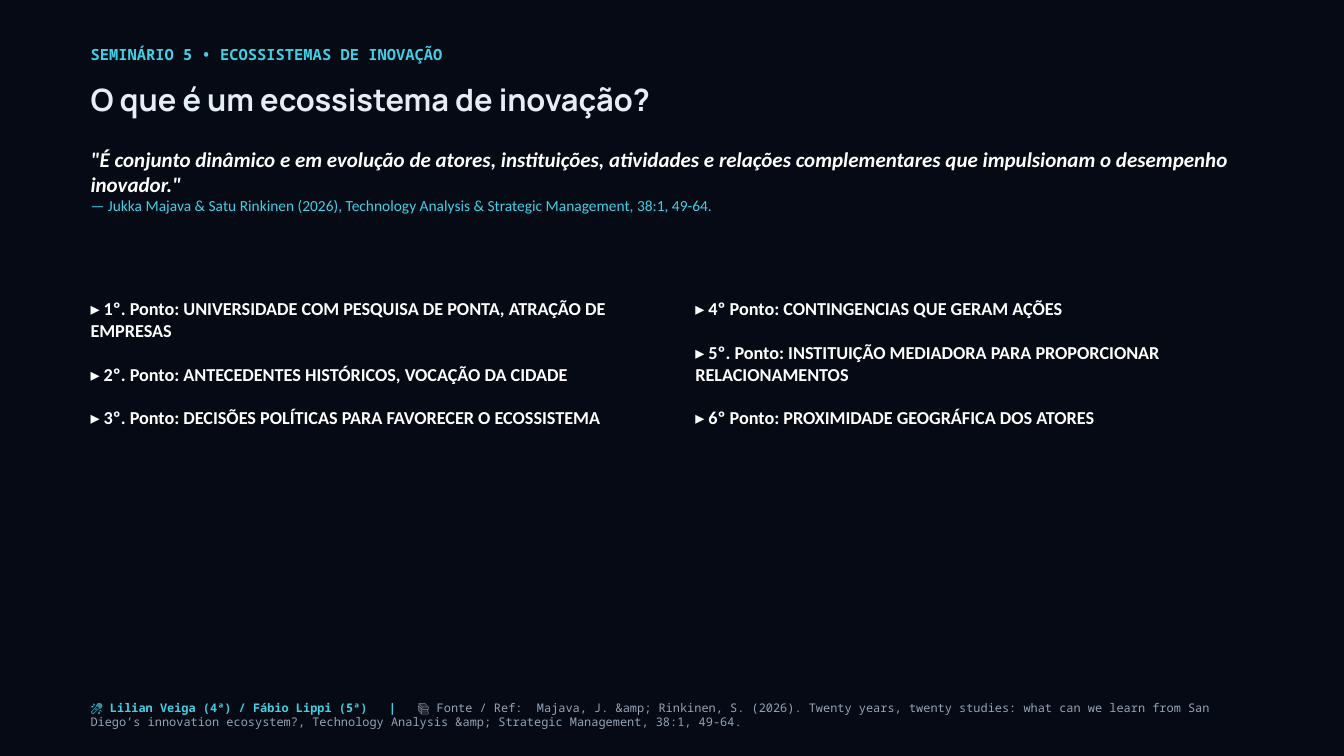
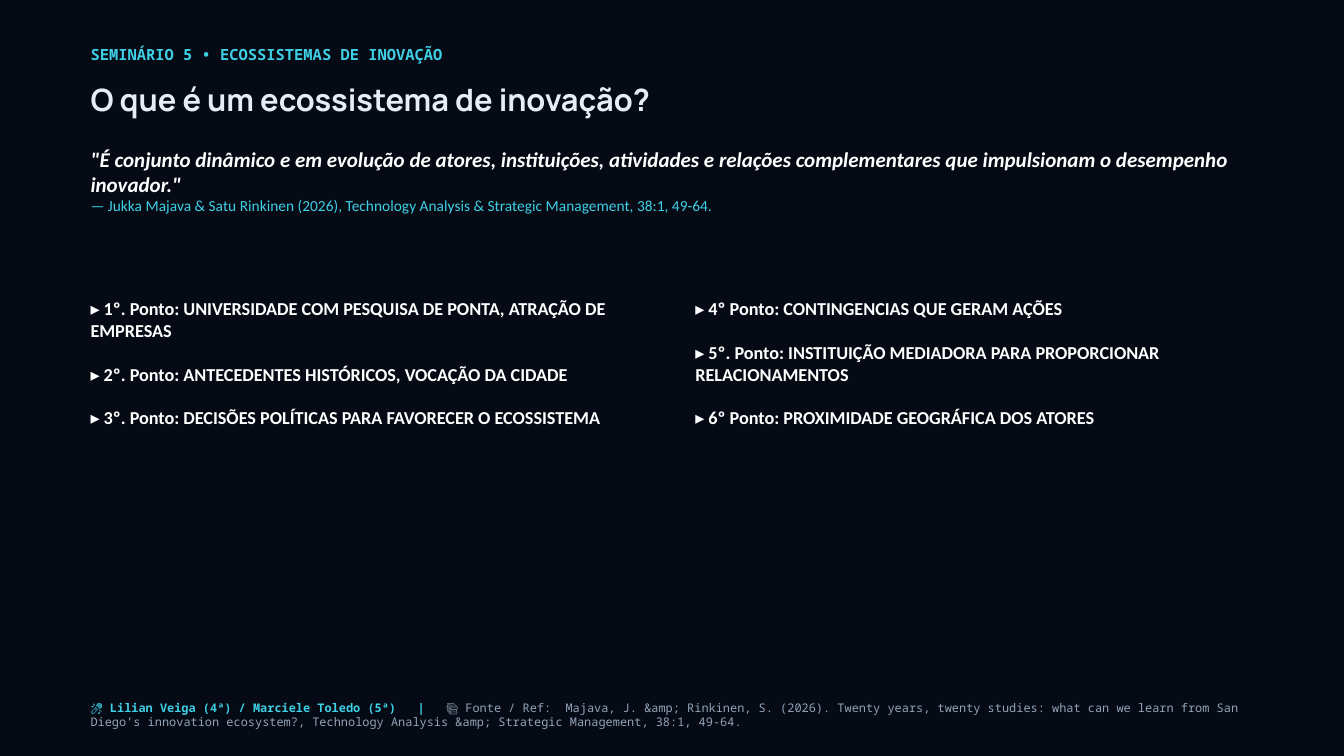
Before and after one commit to josuejofre/seminario-ecossistema-inovacao-pit, a slide deck: slide 25 of Seminario_5_Ecossistemas_Inovacao_Master.pptx. Drawn at 1344x756 pixels with LibreOffice and Linux fonts; fonts in the diff are those of the drawing. Boxes give left, top, right and bottom in pixels: in the first picture for what was removed or moved away, otherwise in the second. Text is boxed around its words. In the diff, an @@ line names an element or a change of style, - is before the commit and + after.

Commit message:
fix: update Bloco 5 presenter for Quinta-feira from Fabio Lippi to Marciele Toledo

```diff
--- a/Seminario_5_Ecossistemas_Inovacao_Master.pptx
+++ b/Seminario_5_Ecossistemas_Inovacao_Master.pptx
@@ text at <box>91,703,1238,729</box>: text changed @@
-🎤 Lilian Veiga (4ª) / Fábio Lippi (5ª) | 📚 Fonte / Ref: Majava, J. &amp; Rinkinen, S. (2026). Twenty years, twenty studies: what can we learn from San Diego’s innovation ecosystem?, Technology Analysis &amp; Strategic Management, 38:1, 49-64.
+🎤 Lilian Veiga (4ª) / Marciele Toledo (5ª) | 📚 Fonte / Ref: Majava, J. &amp; Rinkinen, S. (2026). Twenty years, twenty studies: what can we learn from San Diego’s innovation ecosystem?, Technology Analysis &amp; Strategic Management, 38:1, 49-64.
```
Also in this commit, not shown: 9 other slides changed, 3 other files.
